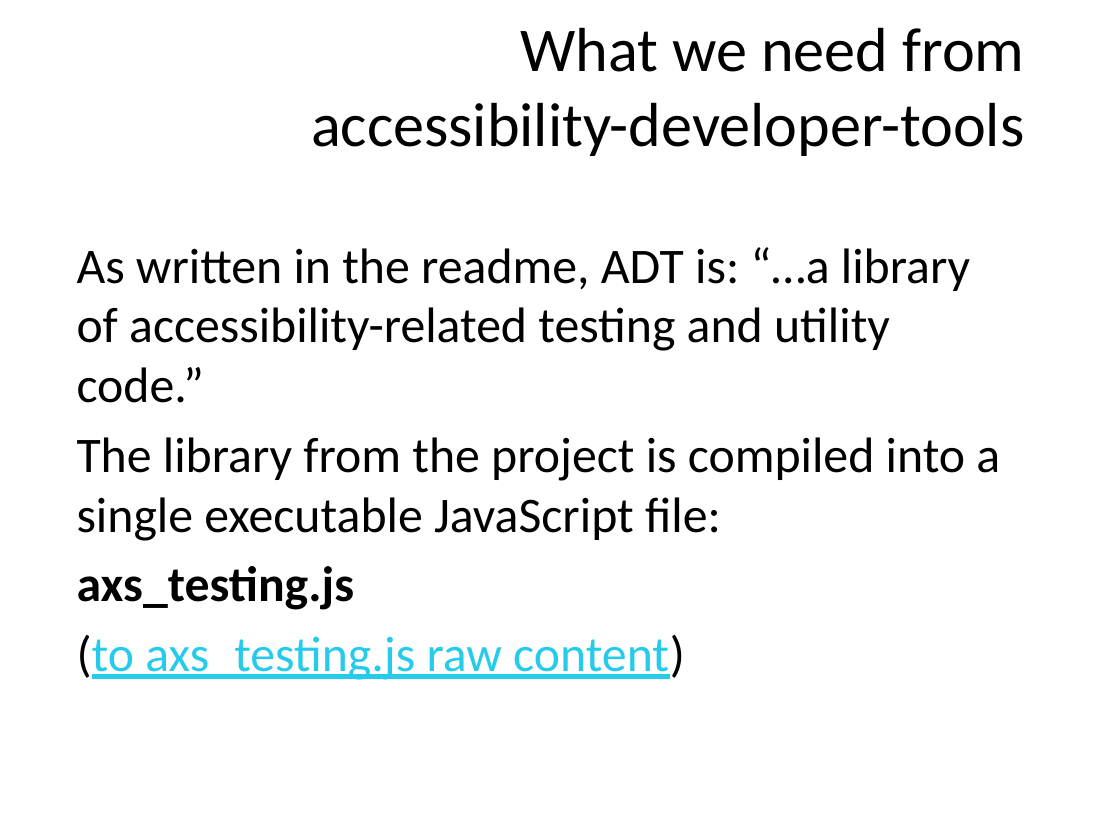
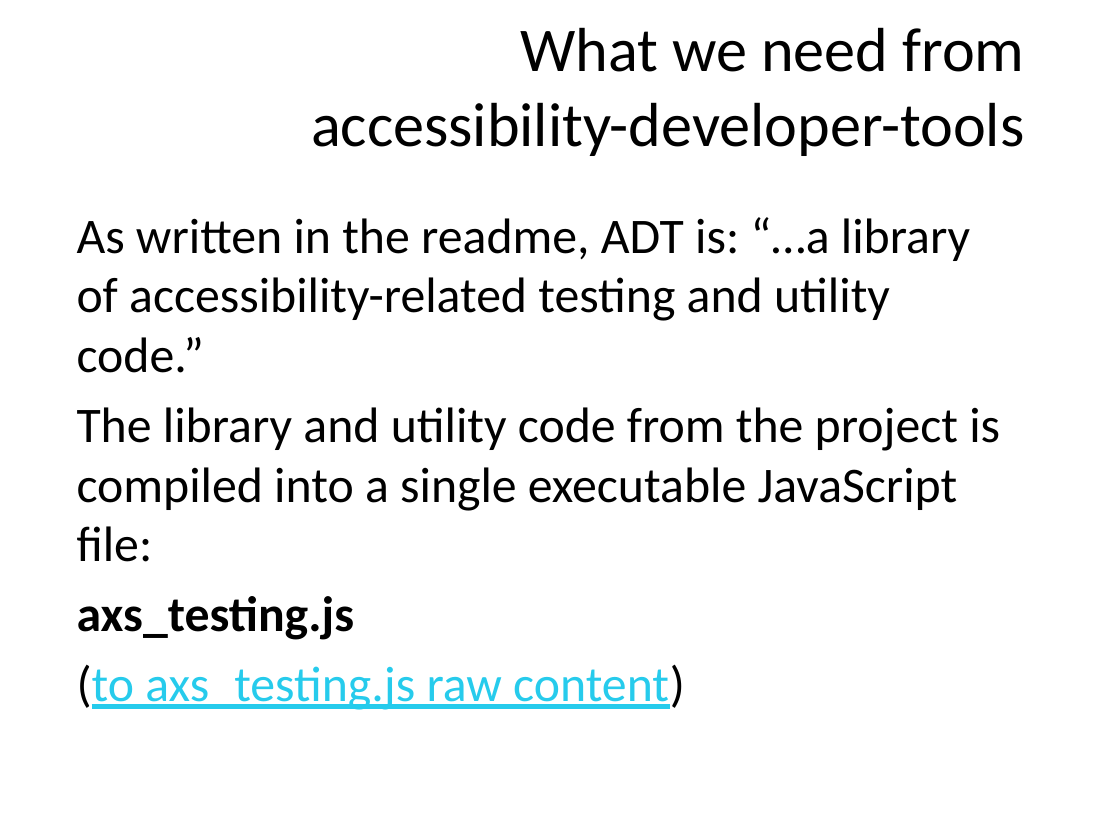
Before and after one commit to kristapsmelderis/tapost-2015-accessibility, a slide deck: slide 8 of tapost-2015-accessibility.pptx. Drawn at 1120x840 pixels with LibreOffice and Linux fonts; fonts in the diff are those of the drawing; background and template pictures are left out. Boxes give left, top, right and bottom in pixels: in the first picture for what was removed or moved away, otherwise in the second. Text is boxed around its words. In the diff, an @@ line names an element or a change of style, - is before the commit and + after.

Commit message:
finalise example test project, finalise presentation

```diff
--- a/tapost-2015-accessibility.pptx
+++ b/tapost-2015-accessibility.pptx
@@ text at (77, 407, 1000, 562): text changed @@
-The library from the project is compiled into a single executable JavaScript file:
+The library and utility code from the project is compiled into a single executable JavaScript file:
```
Also in this commit, not shown: 7 other slides changed, 7 slides added, 11 other files.
